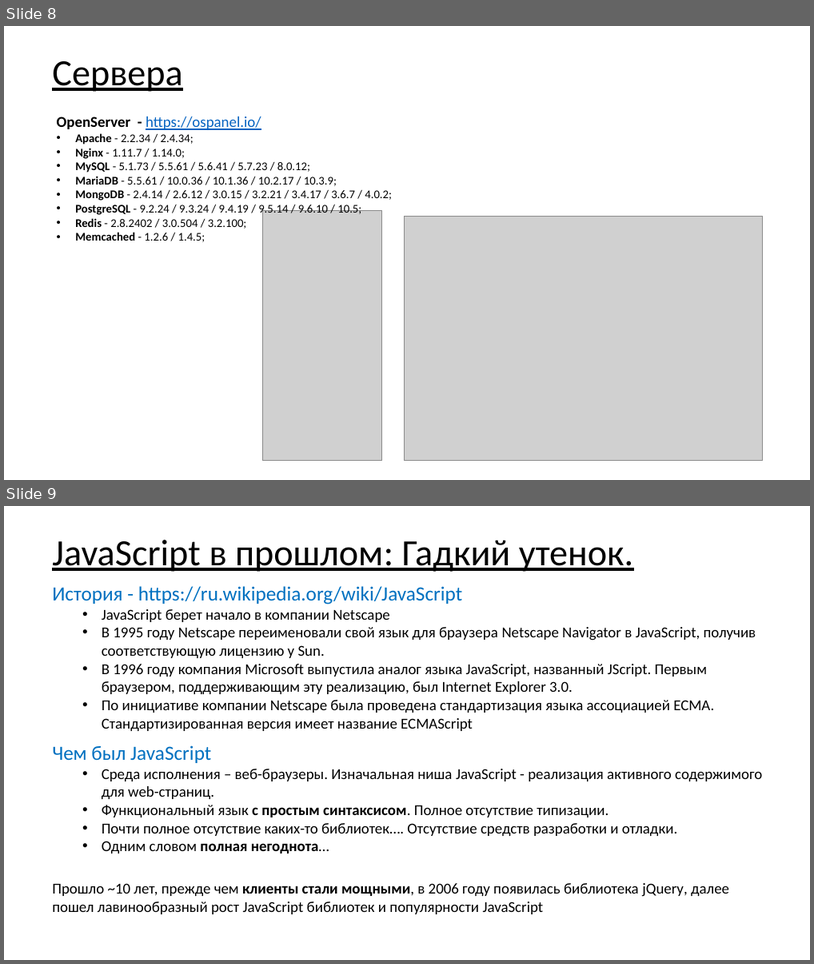
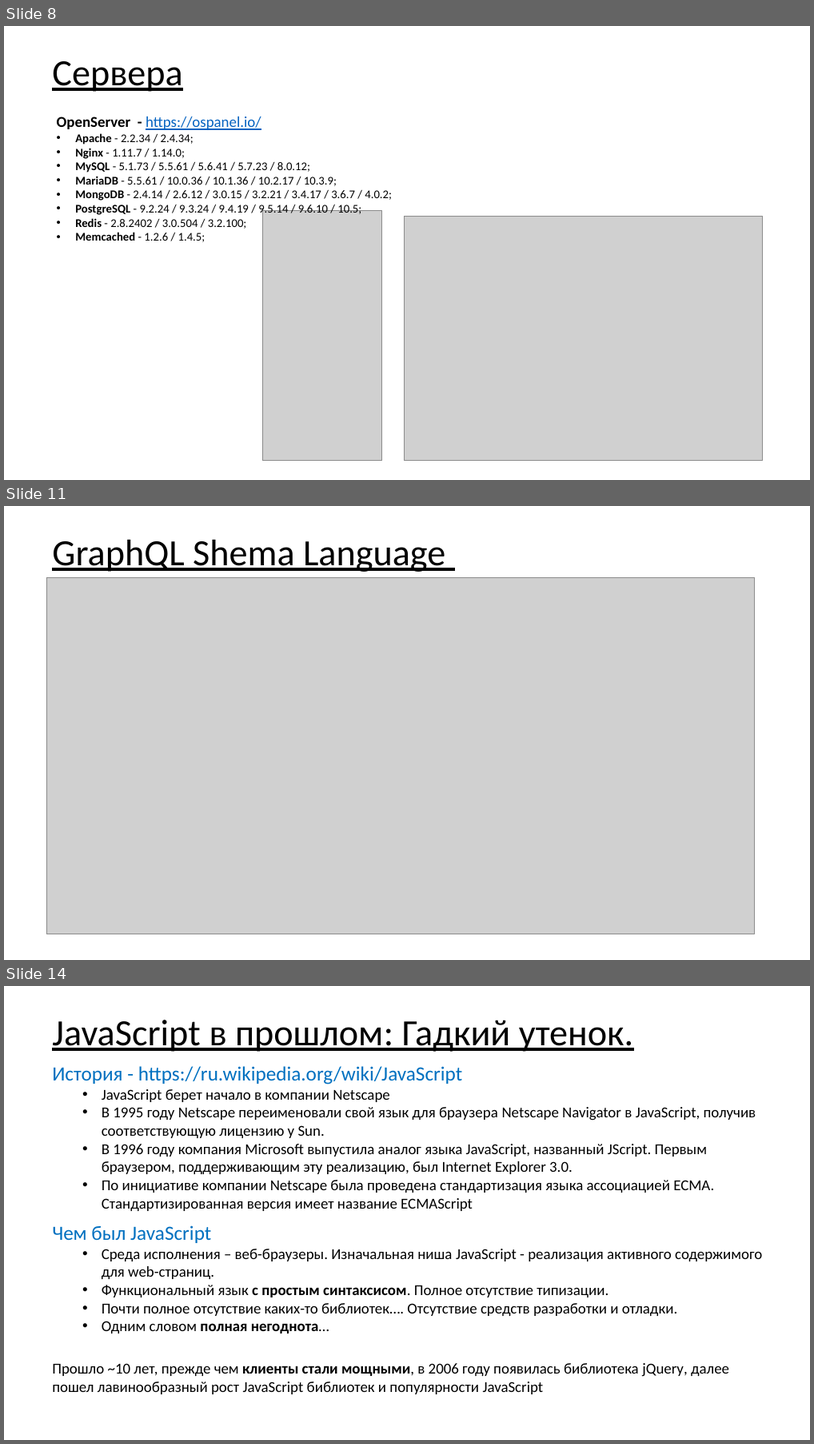
Before and after one commit to asbeseda/graphql-demo, a slide deck: graphql-spring-node.pptx. Shown one above the other, each under a label of ours: slides 8 and 9 before the commit, slides 8, 11 and 14 after it; the slides between them are not shown. The pictures are 814x964 and 814x1444 pixels, drawn with LibreOffice and Linux fonts; fonts in the diff are those of the drawing; grey boxes stand for pictures. Boxes give left, top, right and bottom in pixels: in the first picture for what was removed or moved away, otherwise in the second. Text is boxed around its words. In the diff, an @@ line names an element or a change of style, - is before the commit and + after.

```diff
--- a/graphql-spring-node.pptx
+++ b/graphql-spring-node.pptx
@@ slide 11 added at (4,506,810,960), background #FFFFFF @@
@@ title added at (52,540,446,572), 44 pt, text #000000, underline @@
+GraphQL Shema Language
@@ picture added at (46,577,755,934) @@
@@ what was slide 9 is now slide 14 @@
```
Also in this commit, not shown: 3 slides changed, 4 other slides added, 30 other files.
